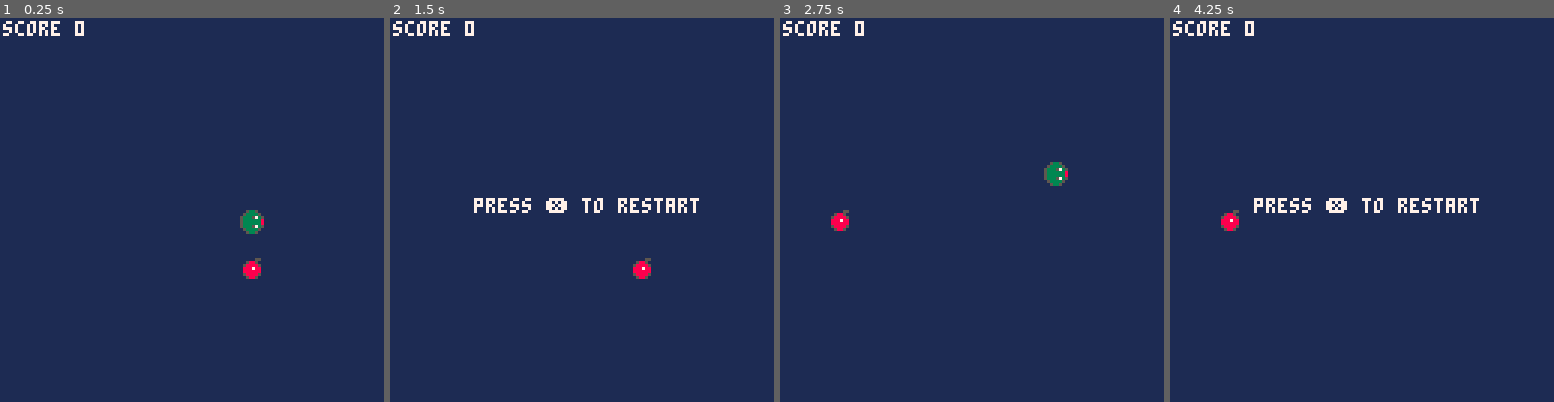
Above: before the commit, frames 1-4 (left to right).
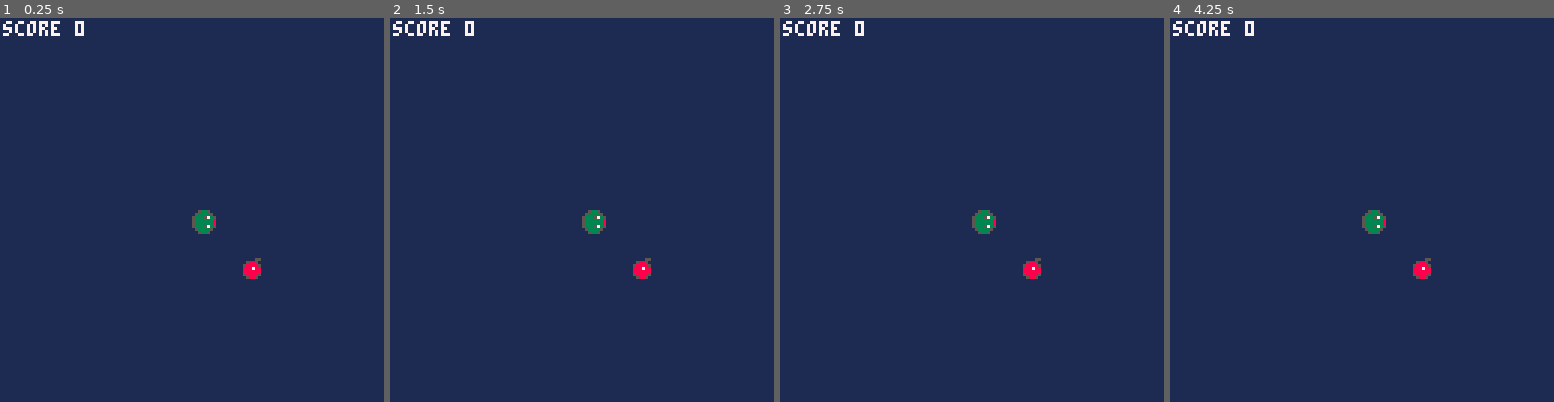
Above: after the commit, the same moments.

Repository: CLICGameStarProjects/WorkshopJeuVideo
Game: PICO-8 cartridge snake_vide.p8
The game is run twice, just before and just after one commit, with the same random seed, the same clock (stepped at 60 frames per second) and the same inputs.
Inputs:
- Up to frame 1 (0.25 s): no input
- Up to frame 2 (1.5 s): tap X (X key) at 0.33, 1.07 s
- Up to frame 3 (2.75 s): hold Right 1.6-2.1 s; tap X (X key) at 1.85 s; hold Up 2.15-2.42 s; hold Right from 2.47 s (still down)
- Up to frame 4 (4.25 s): tap X (X key) at 2.97, 4.08 s; release Right at 3.03 s; hold Left 3.08-3.58 s; hold Down 3.63-3.97 s; hold Right from 4.02 s (still down)

The runs differ from the first frame. In frame 1, 0.6% of the frame differs, in the area x 50-69%, y 50-57%; in frame 2, 1.3%; in frame 3, 1.0%; in frame 4, 1.7%, in the area x 13-81%, y 46-68%.

Commit message:
add vide

Diff:
--- /dev/null
+++ b/memory_vide.p8
@@ -0,0 +1,170 @@
+pico-8 cartridge // http://www.pico-8.com
+version 38
+__lua__
+-- main
+function _init()
+	-- constants
+	grid_size=4
+	spr_select=1
+	spr_back=3
+
+	-- variables
+ state="wait"
+ slc={r=0,c=0}
+ score=0
+ setup_cards()
+end
+
+function _update()
+ -- select a card
+ if btnp(⬅️) then
+  slc.c = (slc.c-1)%4
+ end
+ -- todo: if!
+ -- il faut ajouter les trois
+ -- autres boutons pour
+ -- deplacer le curseur
+
+ -- choose a card
+ if btnp(❎) and state != "hold" then
+  local card = card_grid[slc.r][slc.c]
+  -- if card not flipped
+  if not card.flp then
+   card.flp = true
+   -- this is the first card
+   if state == "wait" then
+    card_hold=card
+    state="pair"
+   -- this is the second card
+   elseif state == "pair" then
+    -- the two are the same
+    if card_hold.spr == card.spr then
+    	state="wait"
+    	score+=1
+    -- the two are not the same
+    else
+     card_hold_2=card
+     state="hold"
+     hold_timer=30
+    end
+   end
+  end
+ end
+
+ -- wait for a bit before flip
+ if state == "hold" then
+  hold_timer -= 1
+  if hold_timer == 0 then
+   -- todo: sequence!
+   -- il faut retourner au state
+   -- wait, puis retourner les
+   -- carte cote verso
+  end
+ end
+
+ -- if all cards are ok
+ if score == 8 then
+  state = "win"
+ end
+
+ -- if win, can restart the game
+ if state == "win" and btnp(🅾️) then
+  _init()
+ end
+end
+
+function _draw()
+ -- reset screen
+ cls()
+
+ -- background colour
+ rectfill(0,0,128,128,3)
+
+ -- draw the card selector
+ draw_select()
+
+ -- draw the cards on top
+ draw_cards()
+
+ -- if win, say it!
+	if state == 'win' then
+		print('you win!',50,15,0)
+		print('press 🅾️ to play again',21,110,0)
+	end
+end
+
+-->8
+-- functions
+function setup_cards()
+ -- init list of cards
+ local cards={}
+ for i=0,grid_size*grid_size/2-1 do
+  -- each card should be a pair
+  add(cards,i)
+  add(cards,i)
+ end
+ -- init card grid
+ card_grid={}
+ for i=0,grid_size-1 do
+  card_grid[i]={}
+ end
+ -- for each row
+ for r=0,grid_size-1 do
+  -- for each col
+  for c=0,grid_size-1 do
+   local card={}
+   -- we select a card at random
+   -- and we remove it from list
+   card.spr=2*deli(cards,flr(rnd(#cards))+1)+32
+   -- card is not flipped
+   card.flp=false
+   -- we add to the card grid
+   card_grid[r][c]=card
+  end
+ end
+end
+
+function draw_select()
+ spr(1,30+slc.c*20,30+slc.r*20,2,2)
+end
+
+function draw_cards()
+ -- todo: loop!
+ -- il faut afficher les cartes
+ -- qui sont dans le tableau
+ -- avec le bon cote
+ -- (recto ou verso)
+end
+…(33 lines of a section not shown)…
--- a/snake.p8
+++ b/snake_vide.p8
@@ -48,17 +48,10 @@
 	f-=1
 
  if game_over then
-
- 	for i=#snake,1,-1 do
- 		if f<0 then
- 		make_particles(
- 			snake[i].x,
- 			snake[i].y)
- 			del(snake,snake[i])
- 			sfx(3)
- 			f=2
- 		end
- 	end
+ -- todo: loop!
+ -- il faut faire la boucle
+ -- pour l'animation du
+ -- game over
 
  	-- if the ❎ button is pressed,
  	-- we initialize the game (restart)
@@ -72,18 +65,16 @@
 
 		f=head.spd --limit speed
 
-		--move snake
-		head.prevx=head.x
-		head.prevy=head.y
 		--snake grow
 		for i=#snake,2,-1 do
 		  snake[i].x=snake[i-1].x
 		  snake[i].y=snake[i-1].y
 		end
 
-		--moving the head of the snake
-		head.x+=head.dx
-		head.y+=head.dy
+		-- todo: flux!
+		-- il faut d'abord changer
+		-- les coordonnees de la tete
+		-- puis deplace la tete
 
 	end
 
@@ -93,19 +84,10 @@
 			head.dx=-8
 			head.dy=0
 			head.sp=4
-		elseif btn(➡️) and head.dx!=-8 then
-			head.dx=8
-			head.dy=0
-			head.sp=5
-		elseif btn(⬆️) and head.dy!=8 then
-			head.dx=0
-			head.dy=-8
-			head.sp=2
-		elseif btn(⬇️) and head.dy!=-8 then
-			head.dx=0
-			head.dy=8
-			head.sp=3
 		end
+		-- todo: if!
+		-- il faut completer le
+		-- deplacement du snake
 
 		--collision with apple
 		if(head.x==apple.x and
Not shown, changed: 32 lines of the sprite sheet (__gfx__) section of memory_vide.p8
